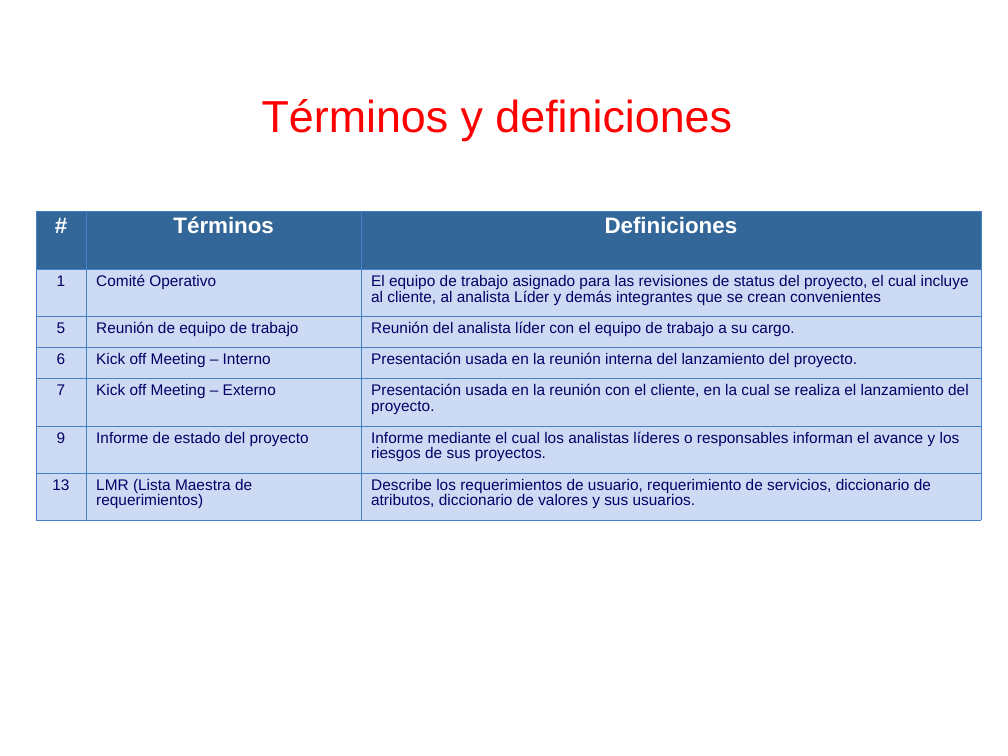
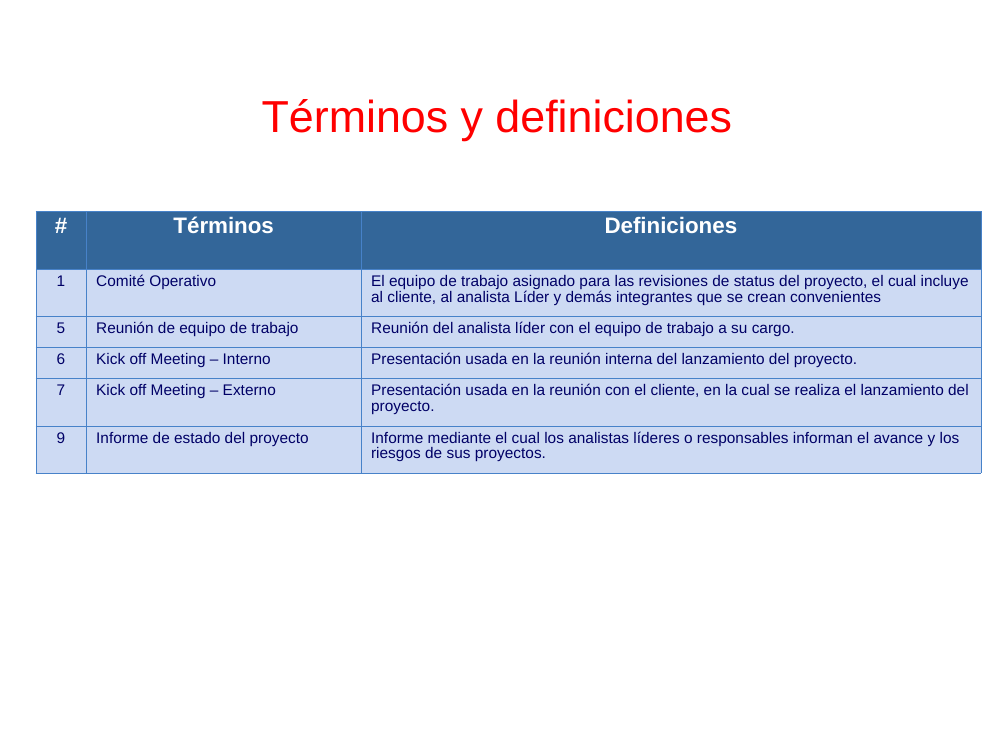
Before and after one commit to cjbensan/sistema-facturacion-inventario, a slide deck: slide 6 of CMMI-Nivel-2/PP-PMC/PGPRO_0.1_2015.ppt. Drawn at 1008x756 pixels with LibreOffice and Linux fonts; fonts in the diff are those of the drawing; background and template pictures are left out. Boxes give left, top, right and bottom in pixels: in the first picture for what was removed or moved away, otherwise in the second. Text is boxed around its words. In the diff, an @@ line names an element or a change of style, - is before the commit and + after.

```diff
--- a/CMMI-Nivel-2/PP-PMC/PGPRO_0.1_2015.ppt
+++ b/CMMI-Nivel-2/PP-PMC/PGPRO_0.1_2015.ppt
@@ table at (35,212,981,474) @@
-row 7: 13 | LMR (Lista Maestra de requerimientos) | Describe los requerimientos de usuario, requerimiento de servicios, diccionario de atributos, diccionario de valores y sus usuarios.
```
Also in this commit, not shown: 15 other slides changed.
